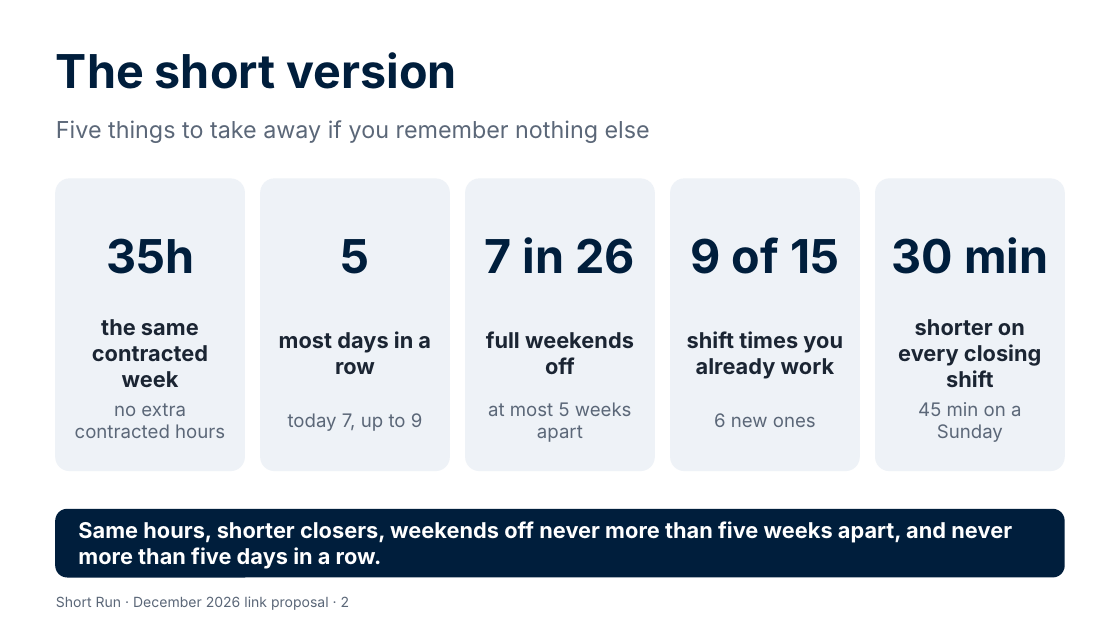
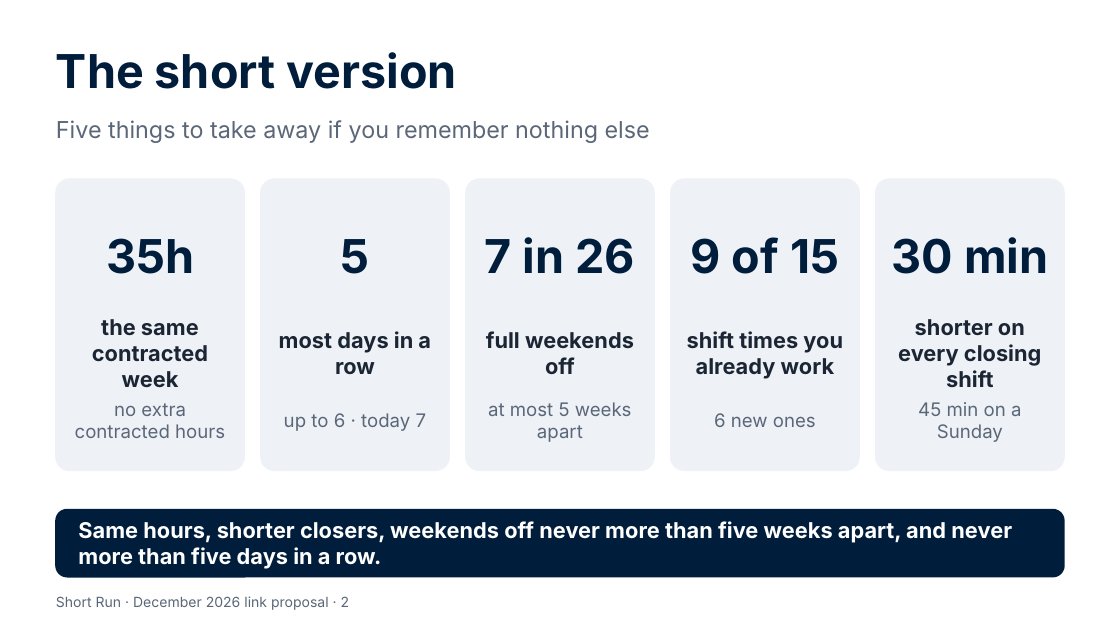
Before and after one commit to Garethdavidmiller/roster-app, a slide deck: slide 2 of docs/links-26/presentations/Short-Run-for-colleagues.pptx. Drawn at 1120x630 pixels with LibreOffice and Linux fonts; fonts in the diff are those of the drawing. Boxes give left, top, right and bottom in pixels: in the first picture for what was removed or moved away, otherwise in the second. Text is boxed around its words. In the diff, an @@ line names an element or a change of style, - is before the commit and + after.

```diff
--- a/docs/links-26/presentations/Short-Run-for-colleagues.pptx
+++ b/docs/links-26/presentations/Short-Run-for-colleagues.pptx
@@ text at [284,413,427,431]: text changed @@
-today 7, up to 9
+up to 6 · today 7
```
Also in this commit, not shown: 6 other files.
